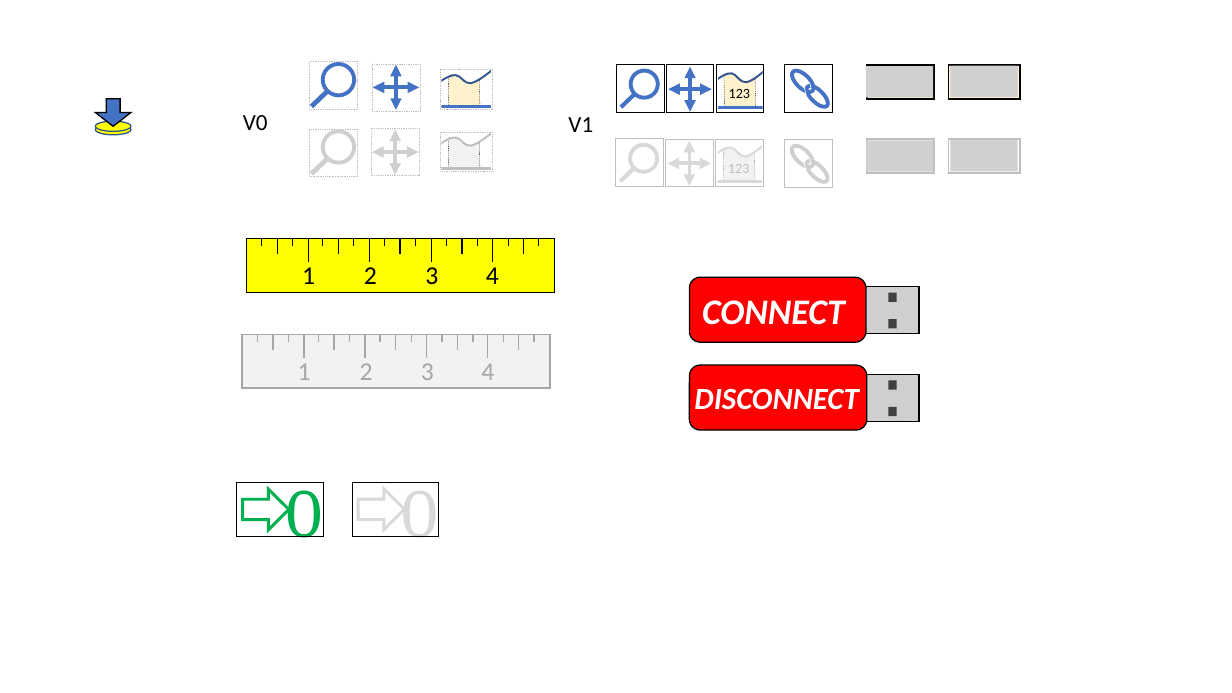
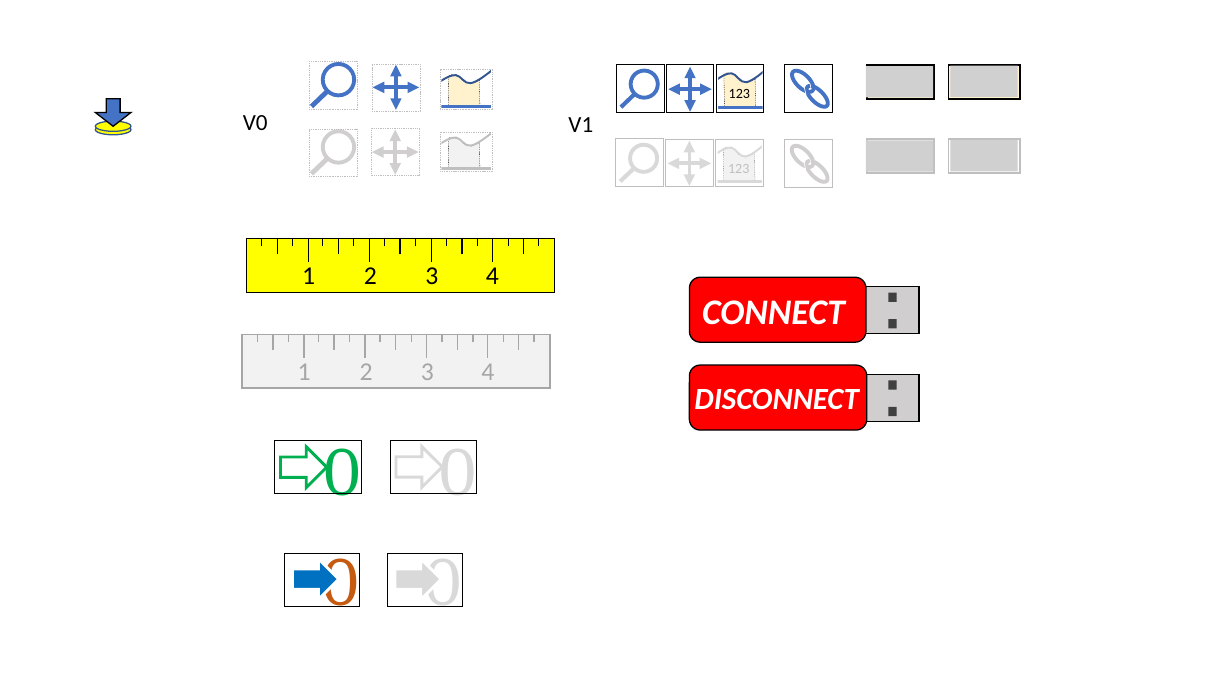
Before and after one commit to matsselen/IOLabWeb, a slide deck: slide 1 of images/IOLabWebImages.pptx. Drawn at 1232x693 pixels with LibreOffice and Linux fonts; fonts in the diff are those of the drawing; grey boxes stand for pictures. Boxes give left, top, right and bottom in pixels: in the first picture for what was removed or moved away, otherwise in the second. Text is boxed around its words. In the diff, an @@ line names an element or a change of style, - is before the commit and + after.

```diff
--- a/images/IOLabWebImages.pptx
+++ b/images/IOLabWebImages.pptx
@@ rectangle: place and size @@
-rectangle at (237,482,323,536)
+rectangle at (274,441,361,494)
@@ right arrow: place and size @@
-right arrow at (243,489,289,530)
+right arrow at (281,447,327,488)
@@ text "0": place and size @@
-text "0" at (286,482,322,538)
+text "0" at (324,440,360,496)
@@ rectangle: place and size @@
-rectangle at (352,482,439,536)
+rectangle at (390,440,477,494)
@@ right arrow: place and size @@
-right arrow at (359,489,405,530)
+right arrow at (396,446,443,487)
@@ text "0": place and size @@
-text "0" at (402,482,438,537)
+text "0" at (440,440,476,494)
@@ rectangle added at (285,554,360,607), outline #000000 0.75 pt @@
@@ right arrow added at (293,559,339,600), fill #0070C0, outline #FFFFFF 2.25 pt @@
@@ text added at (322,553,358,607), 54 pt, text #C55A11 @@
+0
@@ rectangle added at (387,554,462,607), outline #000000 0.75 pt @@
@@ right arrow added at (396,559,442,600), fill #D9D9D9, outline #FFFFFF 2.25 pt @@
@@ text added at (425,553,461,607), 54 pt, text #D9D9D9 @@
+0
```
Also in this commit, not shown: 7 other files.
